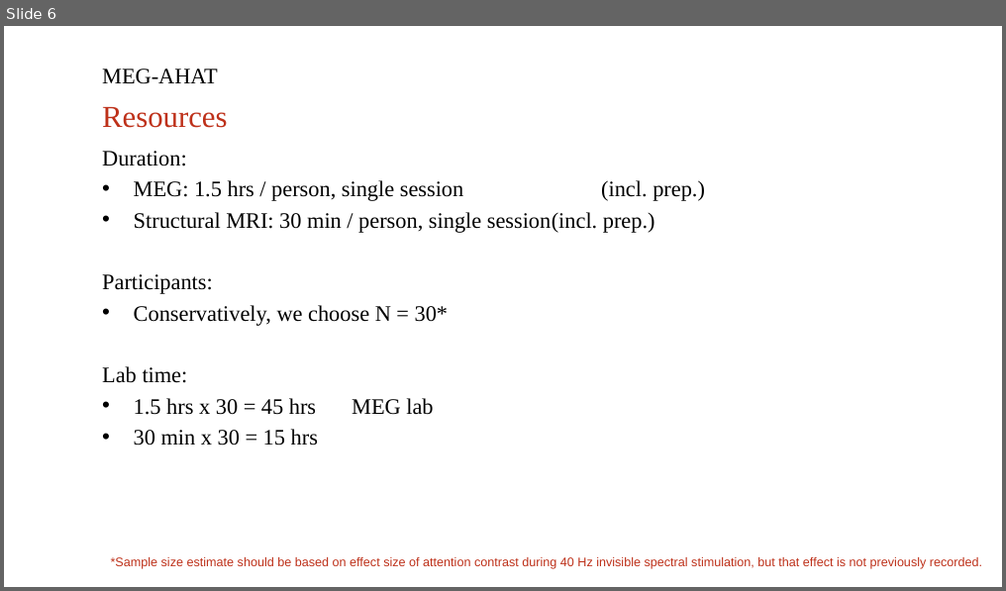
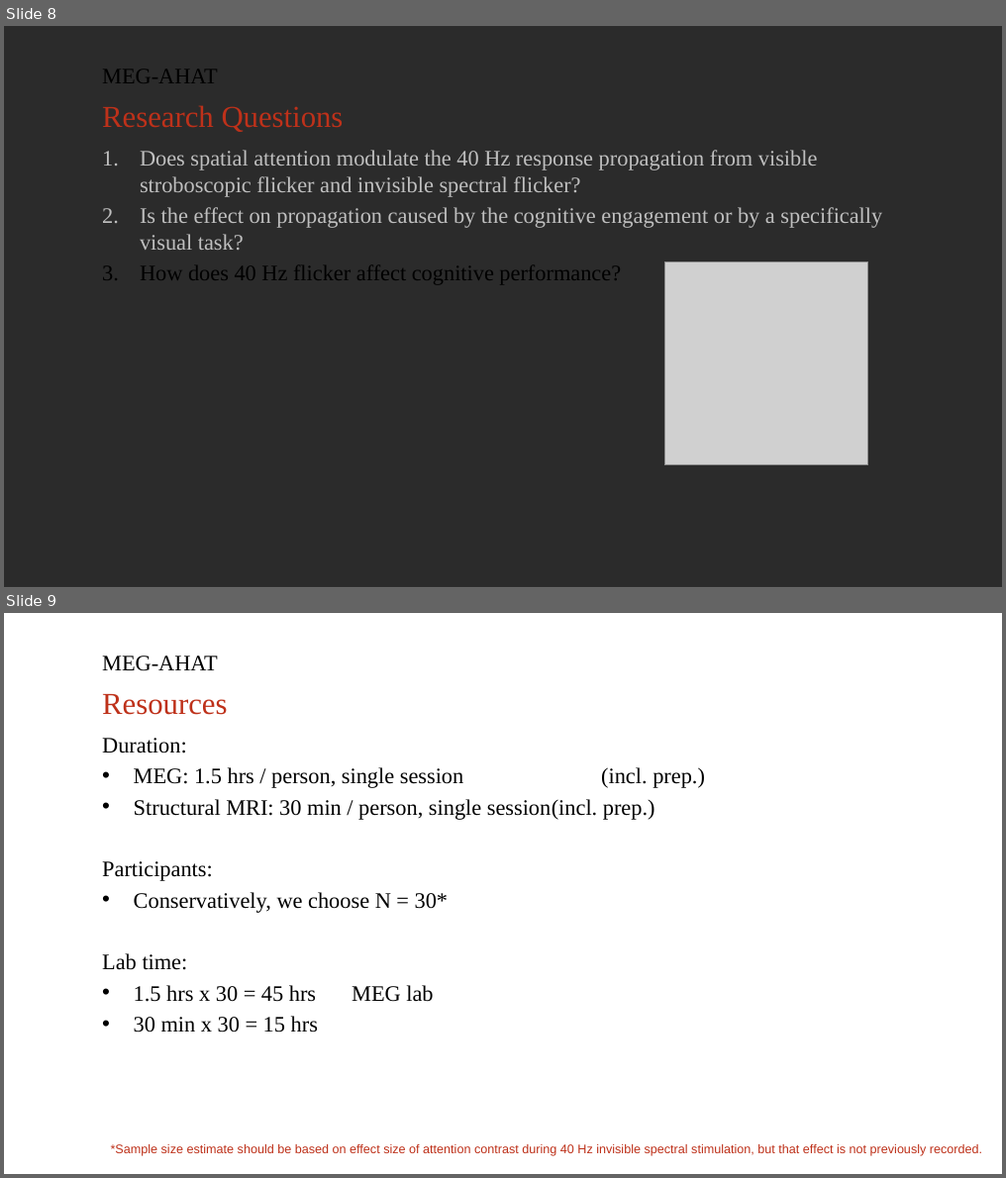
Before and after one commit to henneysq/meg-ahat, a slide deck: protocol/Invisible-Flicker_aka_MEG-AHAT_project_PPM.pptx. Shown one above the other, each under a label of ours: slide 6 before the commit, slides 8 and 9 after it. The pictures are 1006x591 and 1006x1178 pixels, drawn with LibreOffice and Linux fonts; fonts in the diff are those of the drawing; grey boxes stand for pictures; background and template pictures are left out; a plain dark background stands for a picture behind light text. Boxes give left, top, right and bottom in pixels: in the first picture for what was removed or moved away, otherwise in the second. Text is boxed around its words. In the diff, an @@ line names an element or a change of style, - is before the commit and + after.

```diff
--- a/protocol/Invisible-Flicker_aka_MEG-AHAT_project_PPM.pptx
+++ b/protocol/Invisible-Flicker_aka_MEG-AHAT_project_PPM.pptx
@@ slide 8 added at box(4, 26, 1002, 587), background picture (left out) @@
@@ title added at box(102, 70, 218, 83), 16 pt, text #000000 @@
+MEG-AHAT
@@ text added at box(102, 105, 344, 132), 22 pt, text #BE311A @@
+Research Questions
@@ text added at box(140, 150, 882, 284), 16 pt, text #BFBFBF @@
+1. Does spatial attention modulate the 40 Hz response propagation from visible stroboscopic flicker and invisible spectral flicker?
+2. Is the effect on propagation caused by the cognitive engagement or by a specifically visual task?
+3. How does 40 Hz flicker affect cognitive performance?
@@ picture added at box(664, 262, 868, 466) @@
@@ what was slide 6 is now slide 9 @@
```
Also in this commit, not shown: 2 other slides added.
